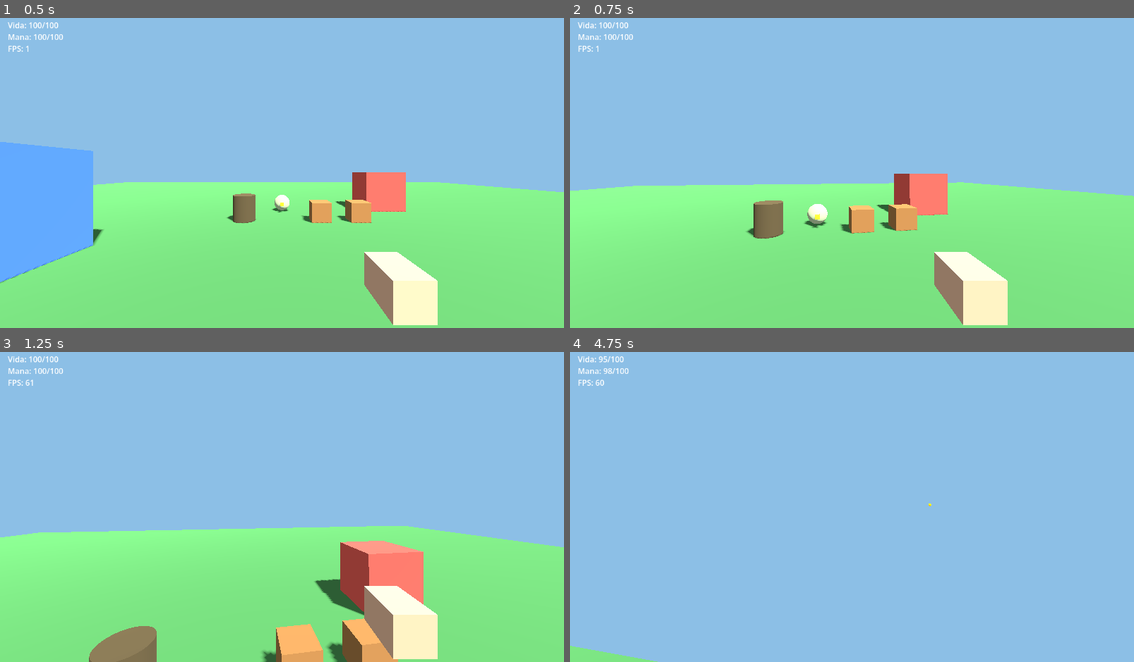
Above: before the commit, frames 1-4 (two rows, left to right).
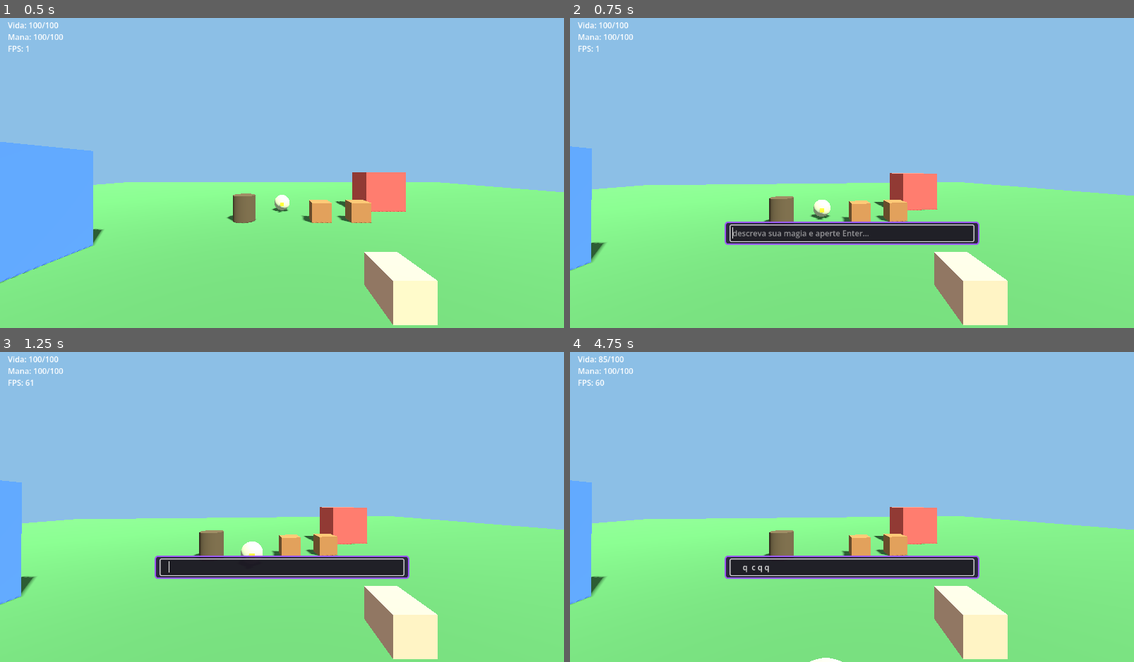
Above: after the commit, the same moments.

Repository: vitortosta4-design/Arcane-Forge
Game: Godot game, scene res://cenas/arena_teste.tscn
Two runs of this game, one before a commit and one after it. Both use one fixed random seed, a clock stepped at 60 frames per second and the inputs below.
Inputs (mouse positions are in pixels of both pictures, inside the frame that each line leads up to):
- Up to frame 1 (0.5 s): no input
- Up to frame 2 (0.75 s): tap Enter at 0.5 s; move the mouse to (880, 169) at 0.52 s; hold W (mover_frente) from 0.53 s (still down); hold Q (abrir_conjuracao, bound only after the commit) from 0.53 s (still down)
- Up to frame 3 (1.25 s): keep holding W (mover_frente); keep holding Q (abrir_conjuracao, bound only after the commit); tap Space (pular) at 0.77, 0.8, 1.07 s
- Up to frame 4 (4.75 s): keep holding W (mover_frente); move the mouse to (823, 503) at 1.27 s; release Q (abrir_conjuracao, bound only after the commit) at 1.28 s; tap Space (pular) at 1.35, 1.52, 1.82, 2.3, 3.02, 3.32, 3.77, 3.8, 4.07, 4.52 s; tap Q (abrir_conjuracao, bound only after the commit) at 1.55, 3.05, 4.35 s; move the mouse to (863, 497) at 2.02 s; press the mouse at (863, 497) at 2.03 s; move the mouse to (846, 510) at 2.77 s; release the mouse at (846, 510) at 2.78 s; tap C (trocar_camera) at 2.85 s; move the mouse to (891, 507) at 3.52 s; hold Q (abrir_conjuracao, bound only after the commit) 3.53-4.28 s; tap Escape at 4.15 s; move the mouse to (806, 500) at 4.27 s

Frame 1 is identical in both runs. In frame 2, 6.6% of the frame differs, in the area x 0-100%, y 41-82%; in frame 3, 15%; in frame 4, 46%, in the area x 0-100%, y 2-100%.

Commit message:
Fase 2: caminho completo de magia por texto, ainda sem IA de verdade
Adiciona a caixa de conjuracao (tecla Q, ADR-010) e um Interpretador
local baseado em palavras-chave (camada trocavel da ADR-002), que
reconhece "bola de fogo" sem precisar de internet. O Validador passa a
calcular o custo de mana a partir dos componentes da ficha, nunca mais
de um numero fixo na propria ficha (proposta tecnica, secao 3).

Isso fecha o caminho texto -> Interpretador -> Validador -> Executor
descrito na secao 4 da proposta tecnica, pronto para o Interpretador
trocar de lugar pelo porteiro de verdade no Supabase quando isso for
aprovado.

Co-Authored-By: Claude Sonnet 5 <noreply@anthropic.com>

Diff:
--- a/jogo/cenas/arena_teste.tscn
+++ b/jogo/cenas/arena_teste.tscn
@@ -6,6 +6,7 @@
 [ext_resource type="PackedScene" path="res://cenas/hud.tscn" id="4"]
 [ext_resource type="PackedScene" path="res://cenas/caixa.tscn" id="5"]
 [ext_resource type="PackedScene" path="res://cenas/barril_inflamavel.tscn" id="6"]
+[ext_resource type="PackedScene" path="res://cenas/caixa_conjuracao.tscn" id="7"]
 
 [sub_resource type="PlaneMesh" id="PlaneMesh_chao"]
 size = Vector2(40, 40)
@@ -81,3 +82,5 @@
 transform = Transform3D(1, 0, 0, 0, 1, 0, 0, 0, 1, -1.2, 0, -1)
 
 [node name="HUD" parent="." instance=ExtResource("4")]
+
+[node name="CaixaConjuracao" parent="." instance=ExtResource("7")]
--- /dev/null
+++ b/jogo/cenas/caixa_conjuracao.tscn
@@ -0,0 +1,41 @@
+[gd_scene load_steps=3 format=3]
+
+[ext_resource type="Script" path="res://scripts/ui/caixa_conjuracao.gd" id="1"]
+
+[sub_resource type="StyleBoxFlat" id="StyleBoxFlat_painel"]
+bg_color = Color(0.13, 0.08, 0.2, 0.9)
+border_width_left = 3
+border_width_top = 3
+border_width_right = 3
+border_width_bottom = 3
+border_color = Color(0.6, 0.35, 0.95, 1)
+corner_radius_top_left = 6
+corner_radius_top_right = 6
+corner_radius_bottom_right = 6
+corner_radius_bottom_left = 6
+
+[node name="CaixaConjuracao" type="CanvasLayer"]
+script = ExtResource("1")
+
+[node name="Painel" type="Panel" parent="."]
+anchor_left = 0.5
+anchor_right = 0.5
+anchor_top = 0.7
+anchor_bottom = 0.7
+offset_left = -260.0
+offset_right = 260.0
+offset_top = -24.0
+offset_bottom = 24.0
+theme_override_styles/panel = SubResource("StyleBoxFlat_painel")
+
+[node name="CampoTexto" type="LineEdit" parent="Painel"]
+layout_mode = 1
+anchor_left = 0.0
+anchor_right = 1.0
+anchor_top = 0.0
+anchor_bottom = 1.0
+offset_left = 12.0
+offset_right = -12.0
+offset_top = 8.0
+offset_bottom = -8.0
+placeholder_text = "descreva sua magia e aperte Enter..."
--- a/jogo/project.godot
+++ b/jogo/project.godot
@@ -50,6 +50,10 @@
 "deadzone": 0.5,
 "events": [Object(InputEventMouseButton,"resource_local_to_scene":false,"resource_name":"","device":-1,"button_mask":0,"position":Vector2(0, 0),"global_position":Vector2(0, 0),"factor":1.0,"button_index":1,"canceled":false,"pressed":false,"double_click":false,"script":null)]
 }
+abrir_conjuracao={
+"deadzone": 0.5,
+"events": [Object(InputEventKey,"resource_local_to_scene":false,"resource_name":"","device":-1,"key_label":0,"physical_keycode":81,"unicode":0,"echo":false,"script":null)]
+}
 
 [rendering]
 
--- a/jogo/scripts/magia/fichas_padrao.gd
+++ b/jogo/scripts/magia/fichas_padrao.gd
@@ -10,7 +10,6 @@
 		"frase_original": "bola de fogo",
 		"natureza": "neutra",
 		"ingredientes": ["fogo"],
-		"custo_mana": 15.0,
 		"componentes": [
 			{
 				"tipo": "projetil",
--- /dev/null
+++ b/jogo/scripts/magia/interpretador.gd
@@ -0,0 +1,16 @@
+extends RefCounted
+class_name Interpretador
+## Camada trocável que traduz uma frase em ficha de magia (ADR-002).
+## Por enquanto, sem nenhuma IA: reconhece só algumas palavras-chave, para
+## testar o caminho inteiro (texto -> ficha -> validador -> executor) sem
+## gastar cota nem precisar de internet. Quando a Fase 2 ligar o porteiro
+## no Supabase, só esta função muda; quem chama continua igual.
+##
+## Devolve uma ficha (Dictionary) quando reconhece a frase, ou um
+## Dictionary vazio quando não entende.
+
+static func interpretar(frase: String) -> Dictionary:
+	var normalizada := frase.to_lower()
+	if "fogo" in normalizada and ("bola" in normalizada or "bala" in normalizada):
+		return FichasPadrao.bola_de_fogo()
+	return {}
--- a/jogo/scripts/magia/validador.gd
+++ b/jogo/scripts/magia/validador.gd
@@ -12,6 +12,12 @@
 const RAIO_EXPLOSAO_MAXIMO := 4.0
 const EMPURRAO_MAXIMO := 6.0
 const VELOCIDADE_MAXIMA := 25.0
+
+const CUSTO_BASE_PROJETIL := 5.0
+const CUSTO_POR_VELOCIDADE := 0.3
+const CUSTO_BASE_EXPLOSAO := 5.0
+const CUSTO_POR_DANO := 0.4
+const CUSTO_POR_RAIO := 1.0
 
 
 ## Recebe uma ficha (Dictionary) e devolve uma cópia corrigida, cortando
@@ -47,3 +53,27 @@
 	if valor in lista:
 		return valor
 	return padrao
+
+
+## O custo de mana é sempre calculado pelo jogo a partir dos componentes já
+## validados, nunca lido de um número que a IA (ou a ficha escrita à mão)
+## tenha sugerido (proposta técnica, seção 3).
+static func calcular_custo_mana(ficha_validada: Dictionary) -> float:
+	var total := 0.0
+	for componente in ficha_validada.get("componentes", []):
+		total += _custo_componente(componente)
+	return total
+
+
+static func _custo_componente(componente: Dictionary) -> float:
+	var tipo = componente.get("tipo")
+	var custo := 0.0
+	if tipo == "projetil":
+		custo += CUSTO_BASE_PROJETIL + componente.get("velocidade", 10.0) * CUSTO_POR_VELOCIDADE
+		for efeito in componente.get("ao_impactar", []):
+			custo += _custo_componente(efeito)
+	elif tipo == "explosao":
+		custo += CUSTO_BASE_EXPLOSAO
+		custo += componente.get("dano", 0.0) * CUSTO_POR_DANO
+		custo += componente.get("raio_m", 0.0) * CUSTO_POR_RAIO
+	return custo
--- a/jogo/scripts/mago/mago.gd
+++ b/jogo/scripts/mago/mago.gd
@@ -19,6 +19,7 @@
 var modo_camera_primeira_pessoa := true
 
 var _cooldown_restante := 0.0
+var _entrada_bloqueada := false
 
 @onready var _pivot_cabeca: Node3D = $PivotCabeca
 @onready var _camera_primeira_pessoa: Camera3D = $PivotCabeca/CameraPrimeiraPessoa
@@ -41,6 +42,8 @@
 
 
 func _unhandled_input(event: InputEvent) -> void:
+	if _entrada_bloqueada:
+		return
 	if event is InputEventMouseMotion:
 		rotate_y(-event.relative.x * SENSIBILIDADE_MOUSE)
 		_pivot_cabeca.rotate_x(-event.relative.y * SENSIBILIDADE_MOUSE)
@@ -57,18 +60,28 @@
 
 	if not is_on_floor():
 		velocity.y -= GRAVIDADE * delta
-	elif Input.is_action_just_pressed("pular"):
+	elif not _entrada_bloqueada and Input.is_action_just_pressed("pular"):
 		velocity.y = FORCA_PULO
 
-	var entrada := Vector2(
-		Input.get_action_strength("mover_direita") - Input.get_action_strength("mover_esquerda"),
-		Input.get_action_strength("mover_tras") - Input.get_action_strength("mover_frente")
-	)
-	var direcao := (transform.basis * Vector3(entrada.x, 0, entrada.y)).normalized()
-	velocity.x = direcao.x * VELOCIDADE_ANDAR
-	velocity.z = direcao.z * VELOCIDADE_ANDAR
+	if _entrada_bloqueada:
+		velocity.x = 0.0
+		velocity.z = 0.0
+	else:
+		var entrada := Vector2(
+			Input.get_action_strength("mover_direita") - Input.get_action_strength("mover_esquerda"),
+			Input.get_action_strength("mover_tras") - Input.get_action_strength("mover_frente")
+		)
+		var direcao := (transform.basis * Vector3(entrada.x, 0, entrada.y)).normalized()
+		velocity.x = direcao.x * VELOCIDADE_ANDAR
+		velocity.z = direcao.z * VELOCIDADE_ANDAR
 
 	move_and_slide()
+
+
+## Chamado pela caixa de conjuração (ADR-010) enquanto o jogador digita,
+## para não andar nem olhar em volta escrevendo ao mesmo tempo.
+func definir_entrada_bloqueada(valor: bool) -> void:
+	_entrada_bloqueada = valor
 
 
 func _trocar_camera() -> void:
@@ -84,10 +97,27 @@
 
 
 func _tentar_conjurar_bola_de_fogo() -> void:
+	_conjurar_ficha(FichasPadrao.bola_de_fogo())
+
+
+## Chamado pela caixa de conjuração (ADR-010) quando o jogador confirma uma
+## frase. O Interpretador ainda não tem IA (Fase 2 vai ligar o porteiro no
+## Supabase); por enquanto só reconhece algumas palavras-chave (ADR-002).
+func conjurar_por_texto(frase: String) -> void:
 	if _cooldown_restante > 0.0:
 		return
-	var ficha := FichasPadrao.bola_de_fogo()
-	var custo: float = ficha.get("custo_mana", 0.0)
+	var ficha := Interpretador.interpretar(frase)
+	if ficha.is_empty():
+		conjurou.emit("a magia está instável agora, use seu grimório")
+		return
+	_conjurar_ficha(ficha)
+
+
+func _conjurar_ficha(ficha: Dictionary) -> void:
+	if _cooldown_restante > 0.0:
+		return
+	var ficha_validada := Validador.validar_ficha(ficha)
+	var custo := Validador.calcular_custo_mana(ficha_validada)
 	if not Host.gastar_mana(self, custo):
 		return
 	_cooldown_restante = COOLDOWN_CONJURACAO_S
@@ -95,8 +125,8 @@
 	var camera := _camera_ativa()
 	var origem := camera.global_position + -camera.global_transform.basis.z * 0.5
 	var direcao := -camera.global_transform.basis.z
-	Executor.executar_ficha(ficha, origem, direcao, self, get_tree().current_scene)
-	conjurou.emit(ficha.get("legenda", ""))
+	Executor.executar_ficha(ficha_validada, origem, direcao, self, get_tree().current_scene)
+	conjurou.emit(ficha_validada.get("legenda", ""))
 	conjurando = false
 
 
--- a/jogo/scripts/testes/arena_teste.gd
+++ b/jogo/scripts/testes/arena_teste.gd
@@ -4,7 +4,10 @@
 
 @onready var _mago: Node = $Mago
 @onready var _hud: Node = $HUD
+@onready var _caixa_conjuracao: Node = $CaixaConjuracao
 
 
 func _ready() -> void:
 	_hud.configurar(_mago)
+	_caixa_conjuracao.configurar(_mago)
+	_caixa_conjuracao.frase_confirmada.connect(_mago.conjurar_por_texto)
--- a/jogo/scripts/testes/suite_testes.gd
+++ b/jogo/scripts/testes/suite_testes.gd
@@ -19,6 +19,11 @@
 	await _testar_galinha_morre_com_vida_zero()
 	await _testar_explosao_quebra_caixa_e_acende_barril()
 	await _testar_executor_cria_projetil_a_partir_da_ficha()
+	_testar_interpretador_reconhece_bola_de_fogo()
+	_testar_interpretador_nao_entende_frase_desconhecida()
+	_testar_validador_calcula_custo_de_mana_pelos_componentes()
+	await _testar_conjurar_por_texto_reconhecido_gasta_mana_e_cria_projetil()
+	await _testar_conjurar_por_texto_desconhecido_nao_gasta_mana()
 
 	print("")
 	if _falhas == 0:
@@ -175,3 +180,71 @@
 		_afirmar("projétil saiu com a velocidade da ficha", is_equal_approx(projetil.velocidade, 18.0))
 		_afirmar("projétil carrega o efeito de explosão da ficha", projetil.ao_impactar.size() == 1)
 		projetil.queue_free()
+
+
+## Testa a camada trocável da ADR-002: hoje sem IA, só palavras-chave.
+func _testar_interpretador_reconhece_bola_de_fogo() -> void:
+	var ficha := Interpretador.interpretar("quero conjurar uma BOLA de FOGO enorme")
+	_afirmar("interpretador reconhece \"bola de fogo\" (sem diferenciar maiúsculas)", not ficha.is_empty())
+	_afirmar("interpretador devolve a ficha certa", ficha.get("nome") == "Bola de Fogo")
+
+
+func _testar_interpretador_nao_entende_frase_desconhecida() -> void:
+	var ficha := Interpretador.interpretar("um dragão de cristal que canta ópera")
+	_afirmar("interpretador devolve ficha vazia para frase desconhecida", ficha.is_empty())
+
+
+## Testa a regra de que o custo de mana vem sempre do jogo, calculado a
+## partir dos componentes já validados (proposta técnica, seção 3), nunca
+## de um número sugerido pela ficha.
+func _testar_validador_calcula_custo_de_mana_pelos_componentes() -> void:
+	var ficha_pequena := {
+		"componentes": [{"tipo": "projetil", "velocidade": 5.0, "ao_impactar": []}]
+	}
+	var ficha_grande := {
+		"componentes": [
+			{
+				"tipo": "projetil",
+				"velocidade": 20.0,
+				"ao_impactar": [{"tipo": "explosao", "raio_m": 4.0, "dano": 30.0, "empurrao": 0.0}]
+			}
+		]
+	}
+	var custo_pequeno := Validador.calcular_custo_mana(Validador.validar_ficha(ficha_pequena))
+	var custo_grande := Validador.calcular_custo_mana(Validador.validar_ficha(ficha_grande))
+	_afirmar("custo de mana é positivo", custo_pequeno > 0.0)
+	_afirmar("magia maior custa mais mana que uma pequena", custo_grande > custo_pequeno)
+
+
+## Testa o caminho completo da Fase 2: texto -> Interpretador -> Validador
+## -> Executor, sem precisar de internet nem de IA de verdade ainda.
+func _testar_conjurar_por_texto_reconhecido_gasta_mana_e_cria_projetil() -> void:
+	var cena: PackedScene = load("res://cenas/mago.tscn")
+	var mago := cena.instantiate()
+	add_child(mago)
+	await get_tree().process_frame
+
+	var mana_antes: float = mago.mana_atual
+	mago.conjurar_por_texto("uma bola de fogo")
+	await get_tree().process_frame
+
+	_afirmar("conjurar por texto reconhecido gasta mana", mago.mana_atual < mana_antes)
+	var projeteis := get_children().filter(func(n): return n.get_script() == load("res://scripts/magia/projetil.gd"))
+	_afirmar("conjurar por texto reconhecido cria um projétil no mundo", projeteis.size() == 1)
+	for p in projeteis:
+		p.queue_free()
+	mago.queue_free()
+
+
+func _testar_conjurar_por_texto_desconhecido_nao_gasta_mana() -> void:
+	var cena: PackedScene = load("res://cenas/mago.tscn")
+	var mago := cena.instantiate()
+	add_child(mago)
+	await get_tree().process_frame
+
+	var mana_antes: float = mago.mana_atual
+	mago.conjurar_por_texto("um dragão de cristal que canta ópera")
+	await get_tree().process_frame
+
+	_afirmar("conjurar por texto desconhecido não gasta mana", mago.mana_atual == mana_antes)
+	mago.queue_free()
--- /dev/null
+++ b/jogo/scripts/ui/caixa_conjuracao.gd
@@ -0,0 +1,54 @@
+extends CanvasLayer
+## Caixa de conjuração por texto (ADR-010): Q abre, Enter confirma, Esc
+## cancela. Visual próprio (borda e cor roxas), diferente do chat — que
+## ainda não existe, porque não há parceiro para conversar antes da Fase 5.
+
+signal frase_confirmada(frase: String)
+
+@onready var _campo: LineEdit = $Painel/CampoTexto
+
+var _mago: Node = null
+
+
+func _ready() -> void:
+	visible = false
+	_campo.text_submitted.connect(_ao_confirmar)
+
+
+## Liga a caixa ao mago (mesmo padrão do HUD): ela avisa o mago quando o
+## jogador começa e termina de digitar, para ele não andar nem olhar em
+## volta enquanto escreve.
+func configurar(mago: Node) -> void:
+	_mago = mago
+
+
+func _unhandled_input(event: InputEvent) -> void:
+	if not visible:
+		if event.is_action_pressed("abrir_conjuracao"):
+			_abrir()
+		return
+	if event is InputEventKey and event.pressed and event.keycode == KEY_ESCAPE:
+		_fechar()
+
+
+func _abrir() -> void:
+	visible = true
+	_campo.text = ""
+	_campo.grab_focus()
+	get_viewport().set_input_as_handled()
+	if _mago:
+		_mago.definir_entrada_bloqueada(true)
+
+
+func _fechar() -> void:
+	visible = false
+	_campo.release_focus()
+	if _mago:
+		_mago.definir_entrada_bloqueada(false)
+
+
+func _ao_confirmar(texto: String) -> void:
+	var frase := texto.strip_edges()
+	_fechar()
+	if frase != "":
+		frase_confirmada.emit(frase)
Not shown, added: jogo/scripts/magia/interpretador.gd.uid
Not shown, added: jogo/scripts/testes/suite_testes.gd.uid
Not shown, added: jogo/scripts/ui/caixa_conjuracao.gd.uid
